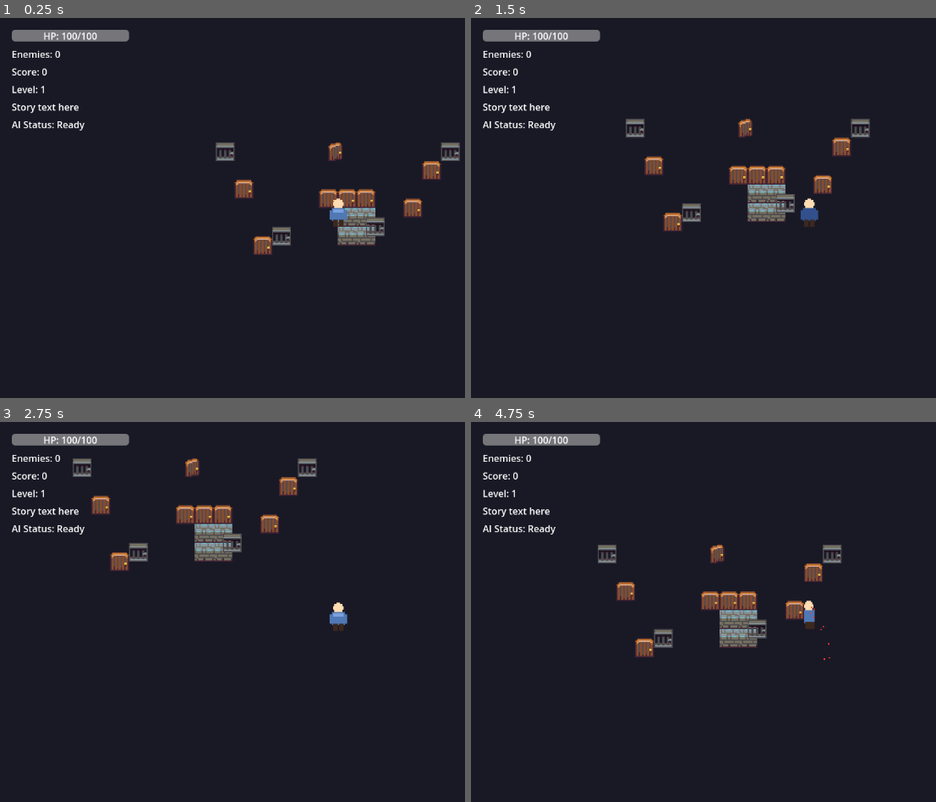
Above: before the commit, frames 1-4 (two rows, left to right).
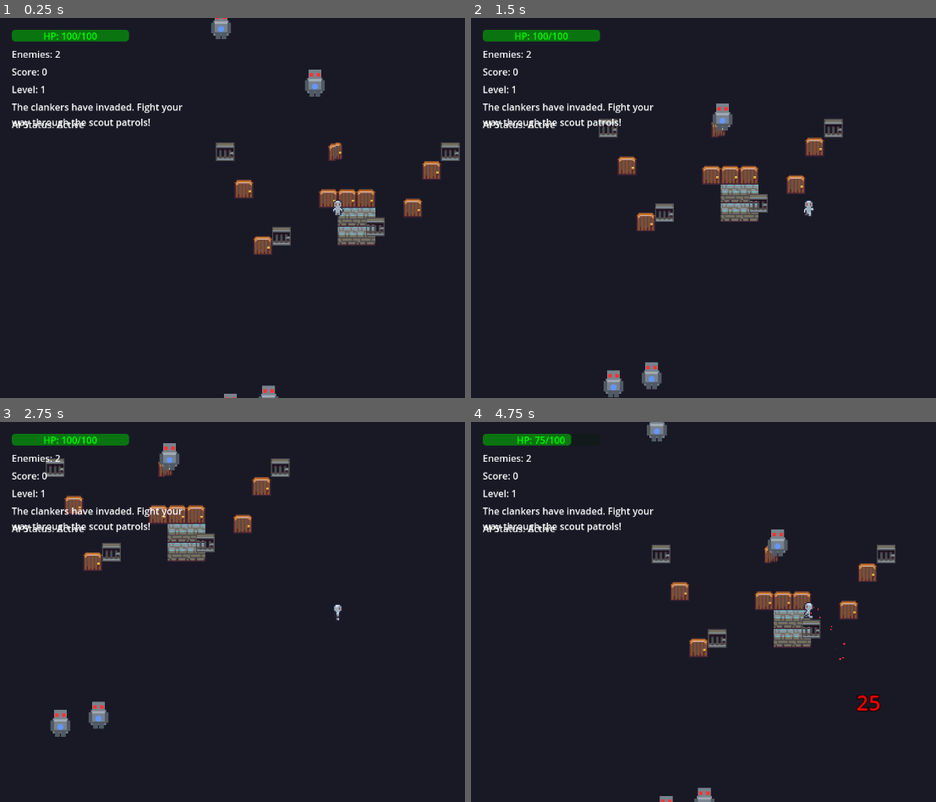
Above: after the commit, the same moments.

Repository: RonanHevenor/legendarypotato
Game: Godot game, scene res://scenes/levels/room_01.tscn
Two runs of this game, one before a commit and one after it. Both use one fixed random seed, a clock stepped at 60 frames per second and the inputs below.
Inputs:
- Up to frame 1 (0.25 s): no input
- Up to frame 2 (1.5 s): tap Enter at 0.5 s; hold Right (ui_right) 0.53-1.28 s; tap Space (attack) at 0.6 s; hold Down (ui_down) from 1.28 s (still down); tap Tab at 1.35 s
- Up to frame 3 (2.75 s): release Down (ui_down) at 2.03 s; hold Right (ui_right) from 2.03 s (still down); tap R at 2.1 s
- Up to frame 4 (4.75 s): release Right (ui_right) at 2.78 s; hold Up (ui_up) 2.78-3.53 s; tap Space (attack) at 2.85 s; hold Left (ui_left) from 3.53 s (still down); tap Tab at 3.6 s; tap Escape (ui_cancel) at 4.15 s; tap R at 4.35 s

The runs differ from the first frame. In frame 1, 2.3% of the frame differs, in the area x 2-75%, y 0-100%; in frame 2, 7.2%; in frame 3, 7.0%; in frame 4, 7.7%, in the area x 2-92%, y 0-100%.
Error before the commit: Trying to assign value of type 'Node' to a variable of type 'Node2D'. (res://scripts/enemy_spawner.gd:26)

Commit message:
fixed enemy collision

Diff:
--- a/project.godot
+++ b/project.godot
@@ -17,6 +17,19 @@
 
 [input]
 
+ui_accept={
+"deadzone": 0.5,
+"events": [Object(InputEventKey,"resource_local_to_scene":false,"resource_name":"","device":-1,"window_id":0,"alt_pressed":false,"shift_pressed":false,"ctrl_pressed":false,"meta_pressed":false,"pressed":false,"keycode":0,"physical_keycode":4194309,"key_label":0,"unicode":0,"location":0,"echo":false,"script":null)
+, Object(InputEventKey,"resource_local_to_scene":false,"resource_name":"","device":-1,"window_id":0,"alt_pressed":false,"shift_pressed":false,"ctrl_pressed":false,"meta_pressed":false,"pressed":false,"keycode":0,"physical_keycode":4194310,"key_label":0,"unicode":0,"location":0,"echo":false,"script":null)
+, Object(InputEventKey,"resource_local_to_scene":false,"resource_name":"","device":-1,"window_id":0,"alt_pressed":false,"shift_pressed":false,"ctrl_pressed":false,"meta_pressed":false,"pressed":false,"keycode":0,"physical_keycode":32,"key_label":0,"unicode":32,"location":0,"echo":false,"script":null)
+]
+}
+ui_cancel={
+"deadzone": 0.5,
+"events": [Object(InputEventKey,"resource_local_to_scene":false,"resource_name":"","device":-1,"window_id":0,"alt_pressed":false,"shift_pressed":false,"ctrl_pressed":false,"meta_pressed":false,"pressed":false,"keycode":0,"physical_keycode":4194305,"key_label":0,"unicode":0,"location":0,"echo":false,"script":null)
+, Object(InputEventKey,"resource_local_to_scene":false,"resource_name":"","device":-1,"window_id":0,"alt_pressed":false,"shift_pressed":false,"ctrl_pressed":false,"meta_pressed":false,"pressed":false,"keycode":0,"physical_keycode":88,"key_label":0,"unicode":120,"location":0,"echo":false,"script":null)
+]
+}
 ui_left={
 "deadzone": 0.5,
 "events": [Object(InputEventKey,"resource_local_to_scene":false,"resource_name":"","device":-1,"window_id":0,"alt_press …(195 unchanged characters)…
@@ -41,19 +54,6 @@
 , Object(InputEventKey,"resource_local_to_scene":false,"resource_name":"","device":-1,"window_id":0,"alt_pressed":false …(183 unchanged characters)…
 ]
 }
-ui_accept={
-"deadzone": 0.5,
-"events": [Object(InputEventKey,"resource_local_to_scene":false,"resource_name":"","device":-1,"window_id":0,"alt_pressed":false,"shift_pressed":false,"ctrl_pressed":false,"meta_pressed":false,"pressed":false,"keycode":0,"physical_keycode":4194309,"key_label":0,"unicode":0,"location":0,"echo":false,"script":null)
-, Object(InputEventKey,"resource_local_to_scene":false,"resource_name":"","device":-1,"window_id":0,"alt_pressed":false,"shift_pressed":false,"ctrl_pressed":false,"meta_pressed":false,"pressed":false,"keycode":0,"physical_keycode":4194310,"key_label":0,"unicode":0,"location":0,"echo":false,"script":null)
-, Object(InputEventKey,"resource_local_to_scene":false,"resource_name":"","device":-1,"window_id":0,"alt_pressed":false,"shift_pressed":false,"ctrl_pressed":false,"meta_pressed":false,"pressed":false,"keycode":0,"physical_keycode":32,"key_label":0,"unicode":32,"location":0,"echo":false,"script":null)
-]
-}
-ui_cancel={
-"deadzone": 0.5,
-"events": [Object(InputEventKey,"resource_local_to_scene":false,"resource_name":"","device":-1,"window_id":0,"alt_pressed":false,"shift_pressed":false,"ctrl_pressed":false,"meta_pressed":false,"pressed":false,"keycode":0,"physical_keycode":4194305,"key_label":0,"unicode":0,"location":0,"echo":false,"script":null)
-, Object(InputEventKey,"resource_local_to_scene":false,"resource_name":"","device":-1,"window_id":0,"alt_pressed":false,"shift_pressed":false,"ctrl_pressed":false,"meta_pressed":false,"pressed":false,"keycode":0,"physical_keycode":88,"key_label":0,"unicode":120,"location":0,"echo":false,"script":null)
-]
-}
 attack={
 "deadzone": 0.5,
 "events": [Object(InputEventKey,"resource_local_to_scene":false,"resource_name":"","device":-1,"window_id":0,"alt_press …(191 unchanged characters)…
--- a/scenes/enemy/enemy.tscn
+++ b/scenes/enemy/enemy.tscn
@@ -1,43 +1,35 @@
-[gd_scene load_steps=21 format=3 uid="uid://enemy_scene"]
+[gd_scene load_steps=17 format=3 uid="uid://c24wt21f8rqs6"]
 
-[ext_resource type="Script" path="res://scripts/enemy.gd" id="1_script"]
-[ext_resource type="PackedScene" path="res://scenes/projectile.tscn" id="2_projectile"]
-[ext_resource type="Texture2D" uid="uid://c0u6visttrcpa" path="res://assets/sprites/enemy_clanker.png" id="3_chars"]
+[ext_resource type="Script" uid="uid://c8k80sw8ao156" path="res://scripts/enemy.gd" id="1_script"]
+[ext_resource type="Texture2D" uid="uid://b2b4hka6rstns" path="res://assets/sprites/enemy_clanker.png" id="3_chars"]
 
-[sub_resource type="RectangleShape2D" id="RectangleShape2D_enemy"]
-size = Vector2(12, 6)
+[sub_resource type="AtlasTexture" id="AtlasTexture_down2"]
+atlas = ExtResource("3_chars")
+region = Rect2(32, 0, 32, 32)
+
+[sub_resource type="AtlasTexture" id="AtlasTexture_left2"]
+atlas = ExtResource("3_chars")
+region = Rect2(32, 64, 32, 32)
+
+[sub_resource type="AtlasTexture" id="AtlasTexture_right2"]
+atlas = ExtResource("3_chars")
+region = Rect2(32, 96, 32, 32)
+
+[sub_resource type="AtlasTexture" id="AtlasTexture_up2"]
+atlas = ExtResource("3_chars")
+region = Rect2(32, 32, 32, 32)
 
 [sub_resource type="AtlasTexture" id="AtlasTexture_down1"]
 atlas = ExtResource("3_chars")
 region = Rect2(0, 0, 32, 32)
 
-[sub_resource type="AtlasTexture" id="AtlasTexture_down2"]
-atlas = ExtResource("3_chars")
-region = Rect2(32, 0, 32, 32)
-
 [sub_resource type="AtlasTexture" id="AtlasTexture_down3"]
 atlas = ExtResource("3_chars")
 region = Rect2(64, 0, 32, 32)
 
-[sub_resource type="AtlasTexture" id="AtlasTexture_up1"]
-atlas = ExtResource("3_chars")
-region = Rect2(0, 32, 32, 32)
-
-[sub_resource type="AtlasTexture" id="AtlasTexture_up2"]
-atlas = ExtResource("3_chars")
-region = Rect2(32, 32, 32, 32)
-
-[sub_resource type="AtlasTexture" id="AtlasTexture_up3"]
-atlas = ExtResource("3_chars")
-region = Rect2(64, 32, 32, 32)
-
 [sub_resource type="AtlasTexture" id="AtlasTexture_left1"]
 atlas = ExtResource("3_chars")
 region = Rect2(0, 64, 32, 32)
-
-[sub_resource type="AtlasTexture" id="AtlasTexture_left2"]
-atlas = ExtResource("3_chars")
-region = Rect2(32, 64, 32, 32)
 
 [sub_resource type="AtlasTexture" id="AtlasTexture_left3"]
 atlas = ExtResource("3_chars")
@@ -47,13 +39,17 @@
 atlas = ExtResource("3_chars")
 region = Rect2(0, 96, 32, 32)
 
-[sub_resource type="AtlasTexture" id="AtlasTexture_right2"]
-atlas = ExtResource("3_chars")
-region = Rect2(32, 96, 32, 32)
-
 [sub_resource type="AtlasTexture" id="AtlasTexture_right3"]
 atlas = ExtResource("3_chars")
 region = Rect2(64, 96, 32, 32)
+
+[sub_resource type="AtlasTexture" id="AtlasTexture_up1"]
+atlas = ExtResource("3_chars")
+region = Rect2(0, 32, 32, 32)
+
+[sub_resource type="AtlasTexture" id="AtlasTexture_up3"]
+atlas = ExtResource("3_chars")
+region = Rect2(64, 32, 32, 32)
 
 [sub_resource type="SpriteFrames" id="SpriteFrames_enemy"]
 animations = [{
@@ -158,9 +154,13 @@
 "speed": 10.0
 }]
 
+[sub_resource type="RectangleShape2D" id="RectangleShape2D_enemy"]
+size = Vector2(16, 15)
+
 [node name="Enemy" type="CharacterBody2D"]
+collision_layer = 5
+collision_mask = 5
 script = ExtResource("1_script")
-projectile_scene = ExtResource("2_projectile")
 
 [node name="AnimatedSprite2D" type="AnimatedSprite2D" parent="."]
 texture_filter = 1
@@ -168,7 +168,7 @@
 animation = &"idle_down"
 
 [node name="CollisionShape2D" type="CollisionShape2D" parent="."]
-position = Vector2(0, 5)
+position = Vector2(0, 8.5)
 shape = SubResource("RectangleShape2D_enemy")
 
 [node name="HitParticles" type="CPUParticles2D" parent="."]
--- a/scenes/levels/room_01.tscn
+++ b/scenes/levels/room_01.tscn
@@ -30,12 +30,10 @@
 
 [node name="TileMapLayer" type="TileMapLayer" parent="."]
 texture_filter = 1
-tile_map_data = PackedByteArray()
 tile_set = ExtResource("2_1")
 
 [node name="WallLayer" type="TileMapLayer" parent="."]
 texture_filter = 1
-tile_map_data = PackedByteArray()
 tile_set = ExtResource("2_1")
 
 [node name="YSort" type="Node2D" parent="."]
@@ -71,10 +69,10 @@
 [node name="Player" parent="YSort" instance=ExtResource("1_1")]
 
 [node name="Camera2D" type="Camera2D" parent="YSort/Player"]
+zoom = Vector2(2, 2)
 script = ExtResource("17_camera")
-zoom = Vector2(2, 2)
 
-[node name="EnemySpawner" type="Node2D" parent="."]
+[node name="EnemySpawner" type="Node2D" parent="YSort"]
 script = ExtResource("10_spawner")
 enemy_scene = ExtResource("9_enemy")
 
--- a/scenes/player/player.tscn
+++ b/scenes/player/player.tscn
@@ -1,55 +1,71 @@
-[gd_scene load_steps=17 format=3 uid="uid://c3wqvxq8ykn7w"]
+[gd_scene load_steps=21 format=3 uid="uid://c3wqvxq8ykn7w"]
 
 [ext_resource type="Script" uid="uid://b35c04kgvdqed" path="res://scripts/player.gd" id="1_1"]
-[ext_resource type="Texture2D" uid="uid://c52sqim5qnjr3" path="res://assets/sprites/character_hd.png" id="2_dovo2"]
+[ext_resource type="Texture2D" uid="uid://c52sqim5qnjr3" path="res://assets/sprites/character.png" id="2_dovo2"]
 
 [sub_resource type="AtlasTexture" id="AtlasTexture_gmlin"]
 atlas = ExtResource("2_dovo2")
-region = Rect2(0, 0, 32, 32)
+region = Rect2(0, 0, 16, 16)
 
 [sub_resource type="AtlasTexture" id="AtlasTexture_lvxji"]
 atlas = ExtResource("2_dovo2")
-region = Rect2(32, 0, 32, 32)
+region = Rect2(0, 32, 16, 16)
 
 [sub_resource type="AtlasTexture" id="AtlasTexture_p47bc"]
 atlas = ExtResource("2_dovo2")
-region = Rect2(64, 0, 32, 32)
+region = Rect2(0, 48, 16, 16)
 
 [sub_resource type="AtlasTexture" id="AtlasTexture_75vfm"]
 atlas = ExtResource("2_dovo2")
-region = Rect2(0, 32, 32, 32)
+region = Rect2(0, 16, 16, 16)
+
+[sub_resource type="AtlasTexture" id="AtlasTexture_dovo2"]
+atlas = ExtResource("2_dovo2")
+region = Rect2(16, 0, 16, 16)
 
 [sub_resource type="AtlasTexture" id="AtlasTexture_0owmy"]
 atlas = ExtResource("2_dovo2")
-region = Rect2(32, 32, 32, 32)
+region = Rect2(32, 0, 16, 16)
 
 [sub_resource type="AtlasTexture" id="AtlasTexture_qek5x"]
 atlas = ExtResource("2_dovo2")
-region = Rect2(64, 32, 32, 32)
+region = Rect2(0, 0, 16, 16)
 
 [sub_resource type="AtlasTexture" id="AtlasTexture_5gtgg"]
 atlas = ExtResource("2_dovo2")
-region = Rect2(0, 64, 32, 32)
+region = Rect2(16, 32, 16, 16)
 
 [sub_resource type="AtlasTexture" id="AtlasTexture_h17s1"]
 atlas = ExtResource("2_dovo2")
-region = Rect2(32, 64, 32, 32)
+region = Rect2(32, 32, 16, 16)
 
 [sub_resource type="AtlasTexture" id="AtlasTexture_je7p5"]
 atlas = ExtResource("2_dovo2")
-region = Rect2(64, 64, 32, 32)
+region = Rect2(0, 32, 16, 16)
 
 [sub_resource type="AtlasTexture" id="AtlasTexture_fm80t"]
 atlas = ExtResource("2_dovo2")
-region = Rect2(0, 96, 32, 32)
+region = Rect2(16, 48, 16, 16)
 
 [sub_resource type="AtlasTexture" id="AtlasTexture_gx1jg"]
 atlas = ExtResource("2_dovo2")
-region = Rect2(32, 96, 32, 32)
+region = Rect2(32, 48, 16, 16)
 
 [sub_resource type="AtlasTexture" id="AtlasTexture_ugbui"]
 atlas = ExtResource("2_dovo2")
-region = Rect2(64, 96, 32, 32)
+region = Rect2(0, 48, 16, 16)
+
+[sub_resource type="AtlasTexture" id="AtlasTexture_fcs02"]
+atlas = ExtResource("2_dovo2")
+region = Rect2(16, 16, 16, 16)
+
+[sub_resource type="AtlasTexture" id="AtlasTexture_myrg7"]
+atlas = ExtResource("2_dovo2")
+region = Rect2(32, 16, 16, 16)
+
+[sub_resource type="AtlasTexture" id="AtlasTexture_kvlxm"]
+atlas = ExtResource("2_dovo2")
+region = Rect2(0, 16, 16, 16)
 
 [sub_resource type="SpriteFrames" id="SpriteFrames_fcs02"]
 animations = [{
@@ -87,13 +103,13 @@
 }, {
 "frames": [{
 "duration": 1.0,
+"texture": SubResource("AtlasTexture_dovo2")
+}, {
+"duration": 1.0,
 "texture": SubResource("AtlasTexture_0owmy")
 }, {
 "duration": 1.0,
 "texture": SubResource("AtlasTexture_qek5x")
-}, {
-"duration": 1.0,
-"texture": SubResource("AtlasTexture_gmlin")
 }],
 "loop": true,
 "name": &"walk_down",
@@ -107,7 +123,7 @@
 "texture": SubResource("AtlasTexture_h17s1")
 }, {
 "duration": 1.0,
-"texture": SubResource("AtlasTexture_lvxji")
+"texture": SubResource("AtlasTexture_je7p5")
 }],
 "loop": true,
 "name": &"walk_left",
@@ -115,13 +131,13 @@
 }, {
 "frames": [{
 "duration": 1.0,
-"texture": SubResource("AtlasTexture_je7p5")
-}, {
-"duration": 1.0,
 "texture": SubResource("AtlasTexture_fm80t")
 }, {
 "duration": 1.0,
-"texture": SubResource("AtlasTexture_p47bc")
+"texture": SubResource("AtlasTexture_gx1jg")
+}, {
+"duration": 1.0,
+"texture": SubResource("AtlasTexture_ugbui")
 }],
 "loop": true,
 "name": &"walk_right",
@@ -129,13 +145,13 @@
 }, {
 "frames": [{
 "duration": 1.0,
-"texture": SubResource("AtlasTexture_gx1jg")
+"texture": SubResource("AtlasTexture_fcs02")
 }, {
 "duration": 1.0,
-"texture": SubResource("AtlasTexture_ugbui")
+"texture": SubResource("AtlasTexture_myrg7")
 }, {
 "duration": 1.0,
-"texture": SubResource("AtlasTexture_75vfm")
+"texture": SubResource("AtlasTexture_kvlxm")
 }],
 "loop": true,
 "name": &"walk_up",
@@ -150,9 +166,8 @@
 
 [node name="AnimatedSprite2D" type="AnimatedSprite2D" parent="."]
 texture_filter = 1
-scale = Vector2(1, 1)
 sprite_frames = SubResource("SpriteFrames_fcs02")
-animation = &"idle_down"
+animation = &"idle_up"
 
 [node name="CollisionShape2D" type="CollisionShape2D" parent="."]
 position = Vector2(0, 5)
--- a/scripts/combat_ui.gd
+++ b/scripts/combat_ui.gd
@@ -13,7 +13,7 @@
 
 var player: CharacterBody2D = null
 var enemy_spawner: Node2D = null
-var ai_generator: Node2D = null
+var ai_generator: Node = null
 var game_manager: Node = null
 var score: int = 0
 
--- a/scripts/enemy.gd
+++ b/scripts/enemy.gd
@@ -32,7 +32,7 @@
 		camera = player.get_node("Camera2D")
 
 	# Set collision layers
-	collision_layer = 4  # Enemies layer
+	collision_layer = 3  # Enemies layer
 	collision_mask = 1 + 2  # World + Player
 	if not player:
 		push_error("No player found in group 'player'")
@@ -66,7 +66,7 @@
 func _move_toward_player(delta: float):
 	var direction = (player.global_position - global_position).normalized()
 	velocity = direction * speed
-	move_and_slide()
+	move_and_collide(velocity * delta)
 
 	# Update animation based on movement direction
 	if animated_sprite and animated_sprite.sprite_frames:
--- a/scripts/enemy_spawner.gd
+++ b/scripts/enemy_spawner.gd
@@ -8,7 +8,7 @@
 var enemies: Array = []
 var spawn_timer: float = 0.0
 var player: Node2D = null
-var game_manager: Node2D = null
+var game_manager: Node = null
 var enemies_per_level = [2, 3, 4, 5, 6]  # Progressive difficulty
 
 signal enemy_spawned(enemy: Node)
--- a/scripts/player.gd
+++ b/scripts/player.gd
@@ -28,7 +28,7 @@
 
 	# Set collision layers
 	collision_layer = 2  # Player layer
-	collision_mask = 1 + 4 + 8  # World + EnemyHurtBox + Projectiles
+	collision_mask = 1 + 3 + 4 + 8  # World + Enemy + EnemyHurtBox + Projectiles
 
 func _physics_process(delta):
 	attack_cooldown = max(0, attack_cooldown - delta)
Not shown: 1 places in scenes/levels/room_01.tscn that only renumber resources
